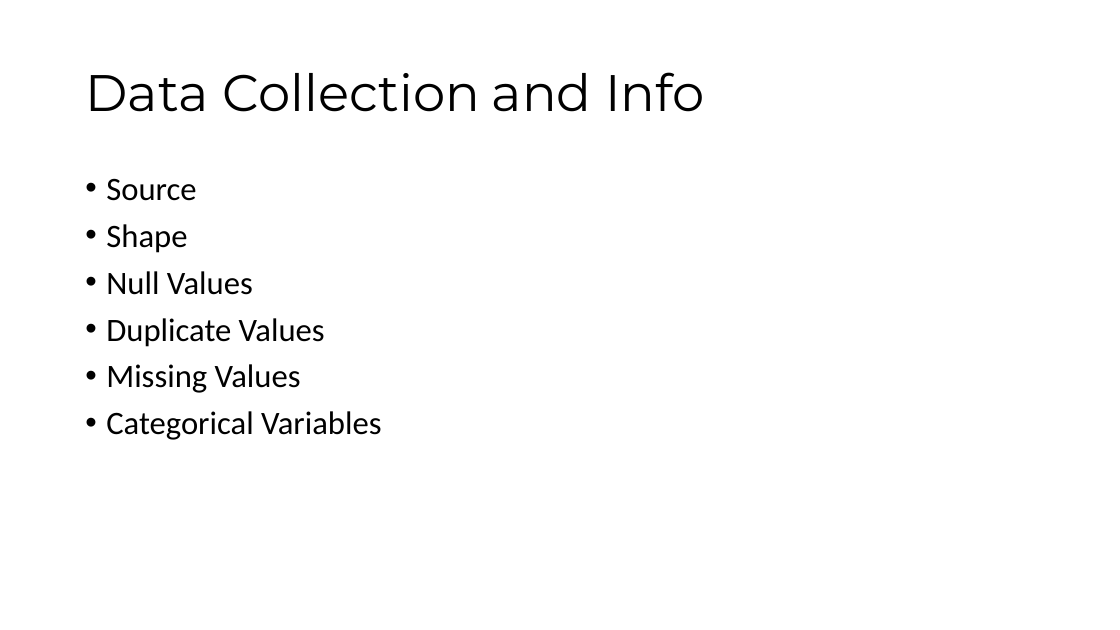
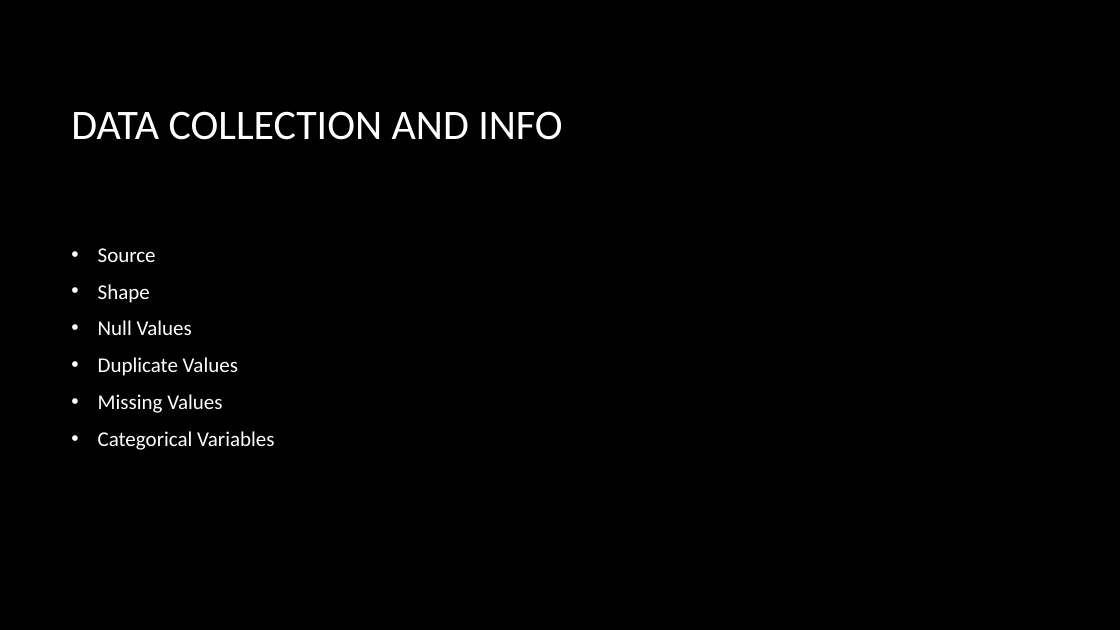
Before and after one commit to keerthiratna/Grocery-Genius-Smart-grocery-shopping-Assistance-with-basket-analysis, a slide deck: slide 7 of MARKET BASKET ANALYSIS PRESENTATION PPT.pptx (slide 8 before the commit). Drawn at 1120x630 pixels with LibreOffice and Linux fonts; fonts in the diff are those of the drawing; background and template pictures are left out. Boxes give left, top, right and bottom in pixels: in the first picture for what was removed or moved away, otherwise in the second. Text is boxed around its words. In the diff, an @@ line names an element or a change of style, - is before the commit and + after.

```diff
--- a/MARKET BASKET ANALYSIS PRESENTATION PPT.pptx
+++ b/MARKET BASKET ANALYSIS PRESENTATION PPT.pptx
@@ background #FFFFFF to picture (left out) @@
@@ title at <box>71,111,562,140</box>: text changed; size 44 to 36 pt; font Montserrat to Calibri; text colour #000000 to #FFFFFF @@
-Data Collection and Info
+DATA COLLECTION AND INFO
@@ text "Source": place and size @@
-text "Source" at <box>106,178,381,440</box>
+text "Source" at <box>98,248,274,450</box>
@@ text "Source" at <box>98,248,274,450</box>: size 28 to 18 pt, text colour #000000 to #FFFFFF; indent changed; line spacing 0.9 to 1; vertical alignment top to middle @@
```
Also in this commit, not shown: 23 other slides changed, 3 slides added, 3 slides removed, 1 other file.
